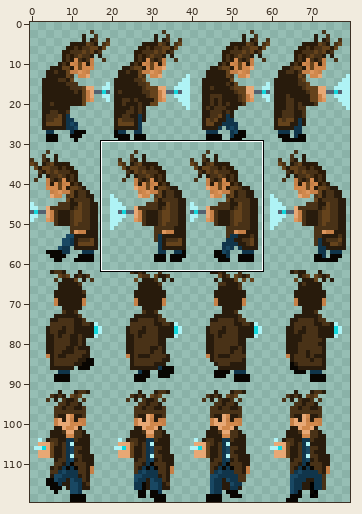
Two states of a sprite sheet, assets/gfx/heros.png. The picture above shows the old version from afar; the outline marks the close-up.
Close-up. Before the edit:
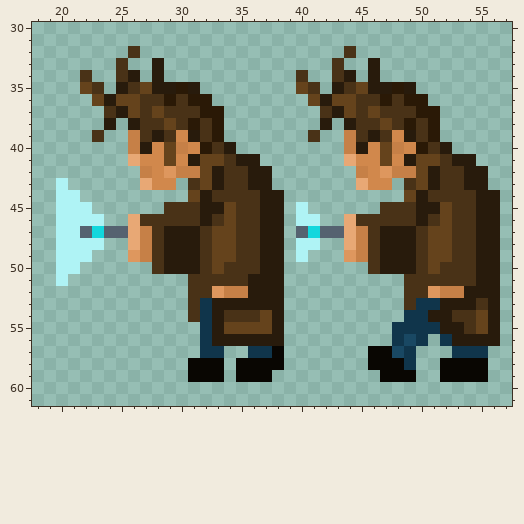
The file is 80x120 pixels. Colours within 5 levels of each other are drawn and written as one. Shown: x 18..57, y 30..61. The commit also changed other parts of the picture, which this record leaves out.
Once edited:
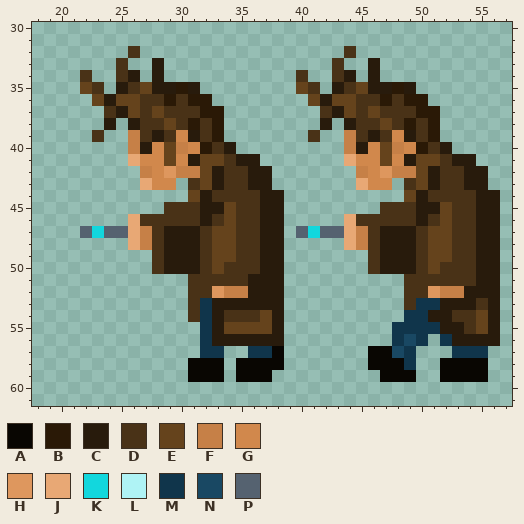
Palette (. is transparent): A #090602  B #2a1906  C #281b0c  D #493217  E #65431c  F #c68047  G #d1884c  H #de975e  J #e8a875  K #12d7dd  L #aff3f5  M #10354b  N #194863  P #556270
The edit:
{"y":43,"x":20,"old":"L","new":"."}
{"y":44,"x":20,"old":"LL","new":".."}
{"y":45,"x":20,"old":"LLL","new":"..."}
{"y":45,"x":40,"old":"L","new":"."}
{"y":46,"x":20,"old":"LLLL","new":"...."}
{"y":46,"x":40,"old":"LL","new":".."}
{"y":47,"x":20,"old":"LL","new":".."}
{"y":48,"x":20,"old":"LLLL","new":"...."}
{"y":48,"x":40,"old":"LL","new":".."}
{"y":49,"x":20,"old":"LLL","new":"..."}
{"y":49,"x":26,"old":"HF","new":".."}
{"y":49,"x":40,"old":"L","new":"."}
{"y":49,"x":44,"old":"HF","new":".."}
{"y":50,"x":20,"old":"LL","new":".."}
{"y":51,"x":20,"old":"L","new":"."}
{"label":"erased","picture_box":[56,178,152,286]}
{"label":"erased","picture_box":[296,202,368,262]}
